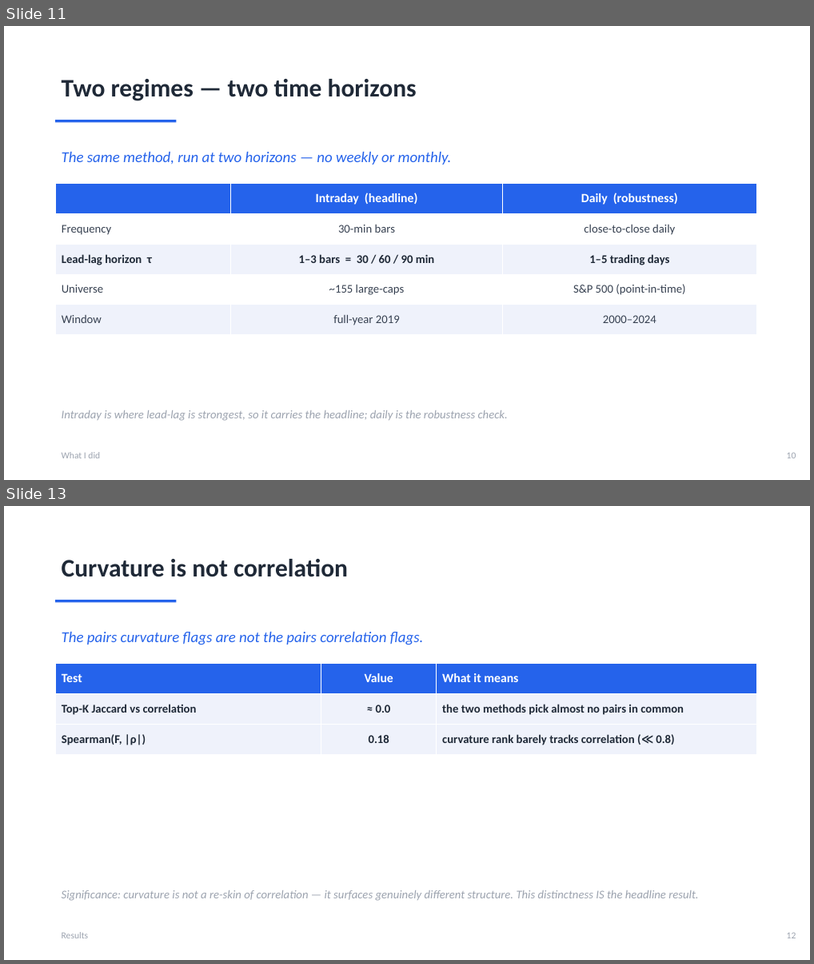
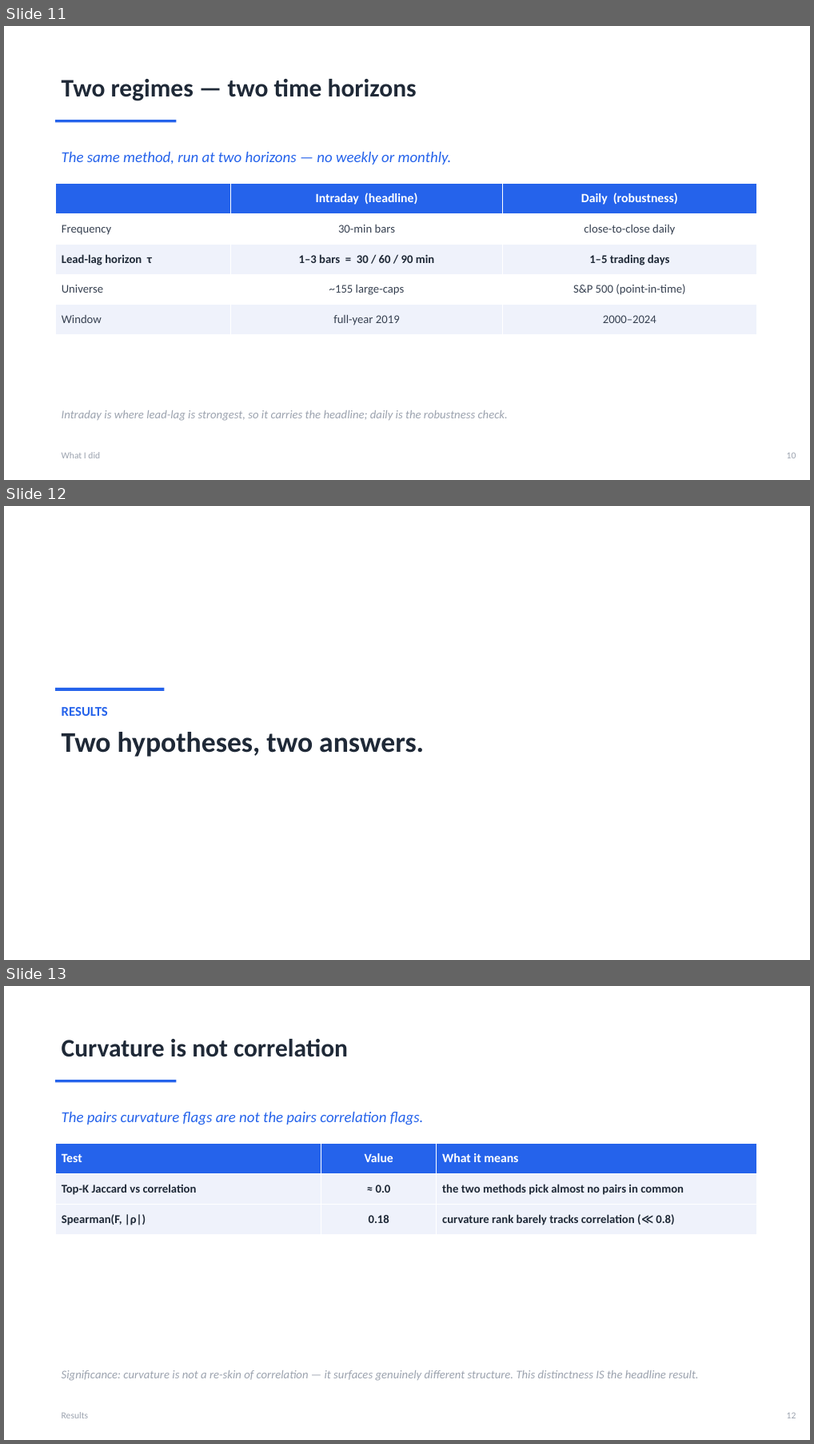
Before and after one commit to ivan-sit/Curvature-Lead-Lag-Model, a slide deck: slides/Ricci_Curvature_LeadLag.pptx. Shown one above the other, each under a label of ours: slides 11 and 13 before the commit, slides 11, 12 and 13 after it; the slides between them are not shown. The pictures are 814x964 and 814x1444 pixels, drawn with LibreOffice and Linux fonts; fonts in the diff are those of the drawing. Boxes give left, top, right and bottom in pixels: in the first picture for what was removed or moved away, otherwise in the second. Text is boxed around its words. In the diff, an @@ line names an element or a change of style, - is before the commit and + after.

```diff
--- a/slides/Ricci_Curvature_LeadLag.pptx
+++ b/slides/Ricci_Curvature_LeadLag.pptx
@@ slide 12 added at box(4, 506, 810, 960), background #FFFFFF @@
@@ rectangle added at box(55, 688, 164, 691), fill #2563EB @@
@@ text added at box(62, 707, 424, 756), 34 pt, text #1F2937, bold @@
+RESULTS
+Two hypotheses, two answers.
```
Also in this commit, not shown: 3 slides changed, 2 other slides added, 2 slides removed, 1 other file.
